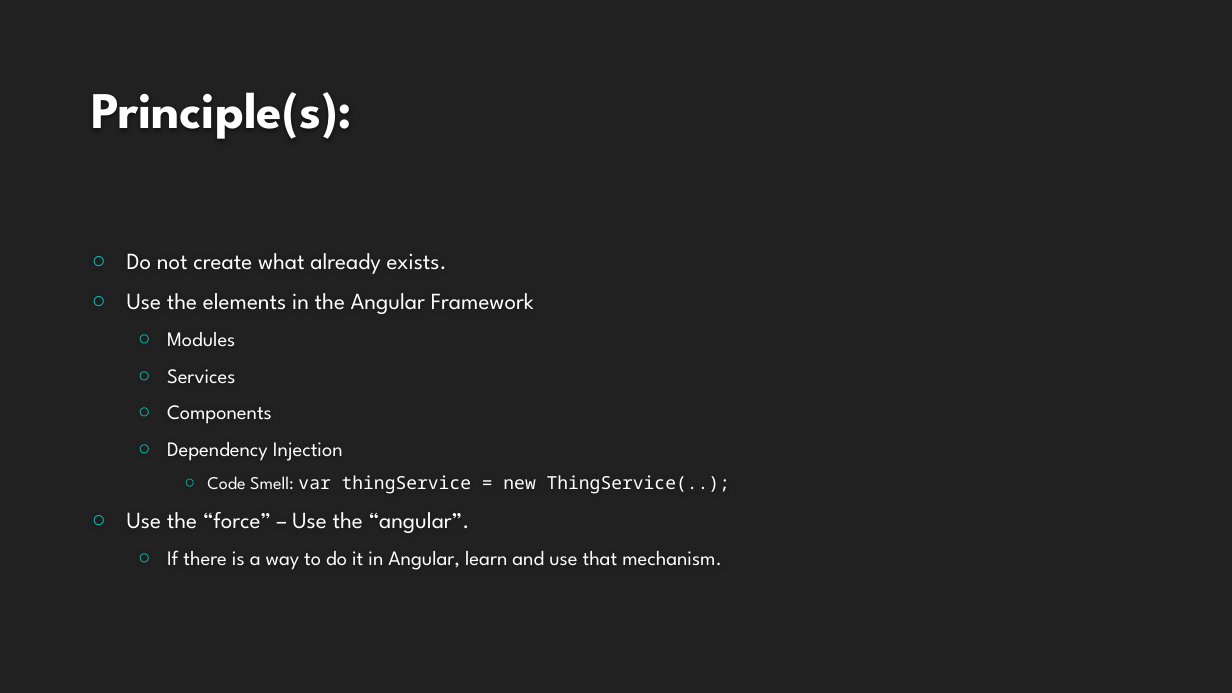
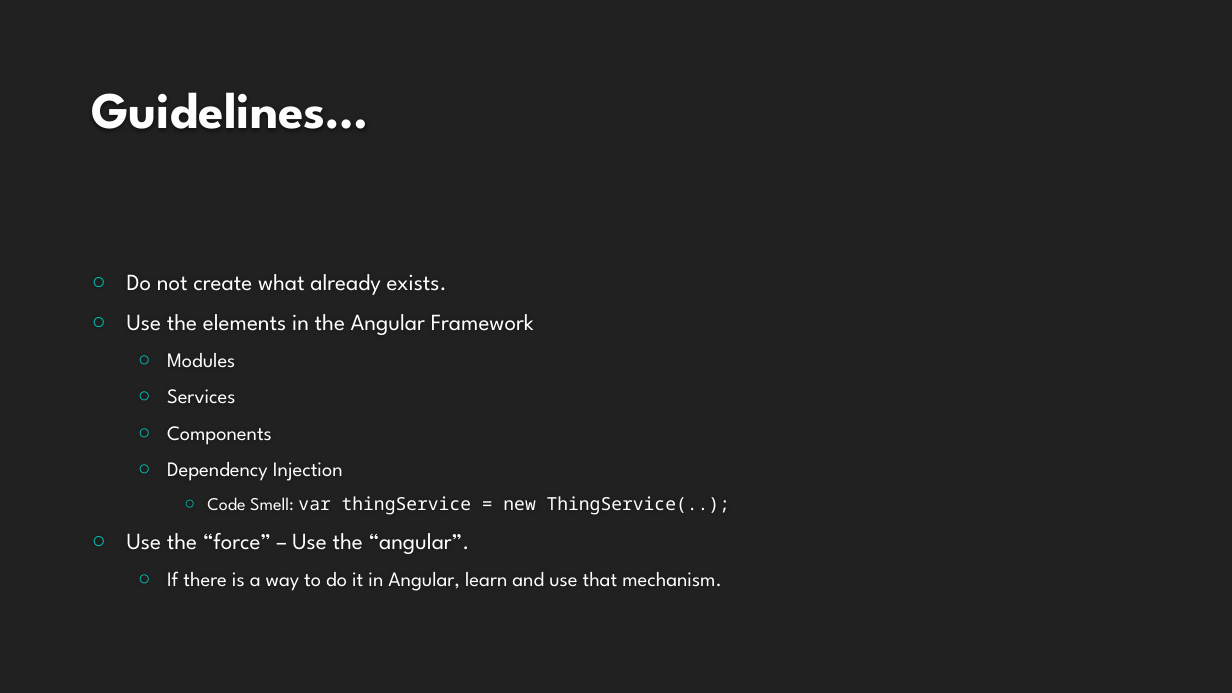
Before and after one commit to buildmotion/better-business-logic-with-typescript, a slide deck: slide 11 of Presentation/Better Business Logic with Typescript.pptx. Drawn at 1232x693 pixels with LibreOffice and Linux fonts; fonts in the diff are those of the drawing; background and template pictures are left out. Boxes give left, top, right and bottom in pixels: in the first picture for what was removed or moved away, otherwise in the second. Text is boxed around its words. In the diff, an @@ line names an element or a change of style, - is before the commit and + after.

```diff
--- a/Presentation/Better Business Logic with Typescript.pptx
+++ b/Presentation/Better Business Logic with Typescript.pptx
@@ title at bbox=[91, 92, 368, 129]: text changed @@
-Principle(s):
+Guidelines…
@@ text "Do not create what already ...": place and size @@
-text "Do not create what already ..." at bbox=[127, 253, 730, 570]
+text "Do not create what already ..." at bbox=[127, 274, 730, 591]
```
Also in this commit, not shown: 1 other slide changed, 6 slides added, 3 slides removed, 3 other files.
